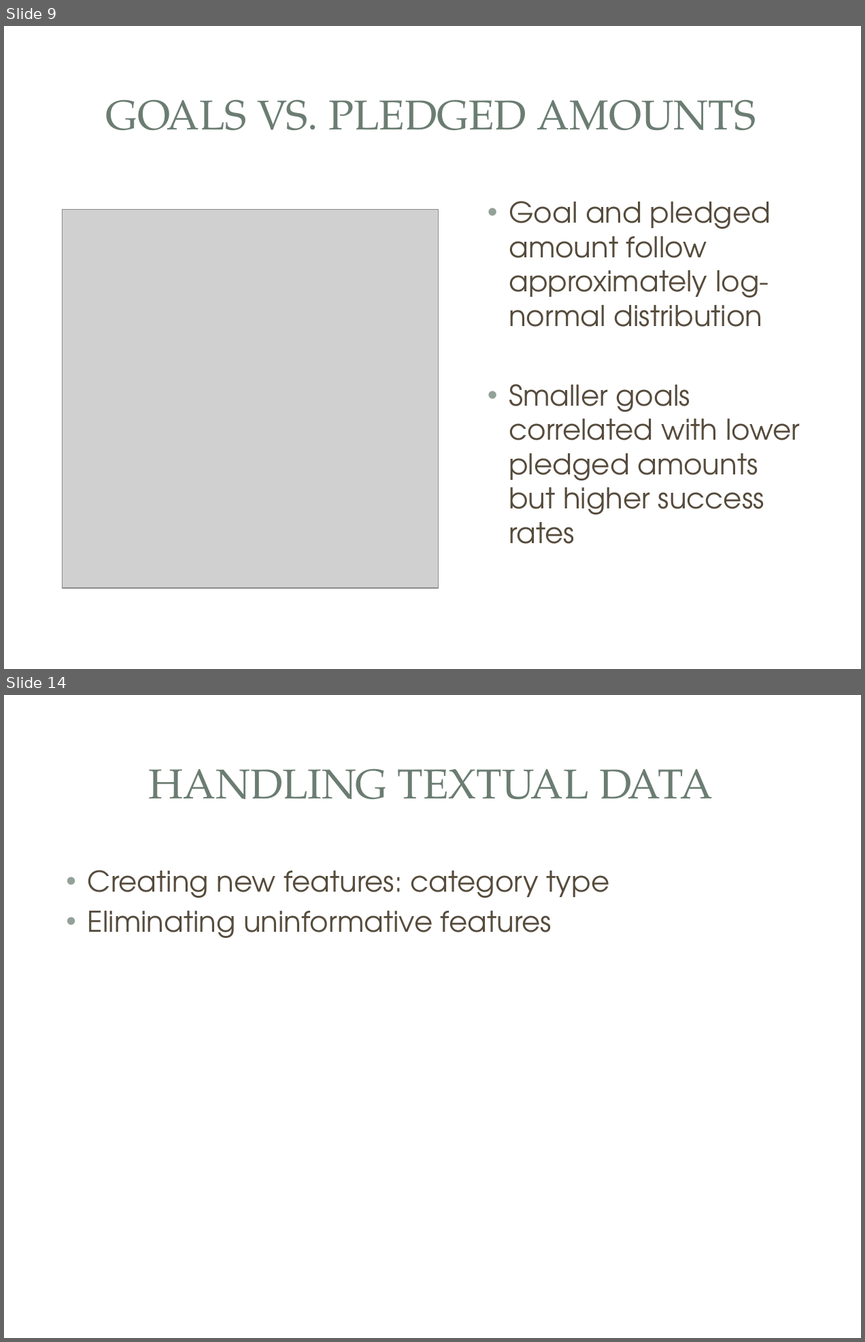
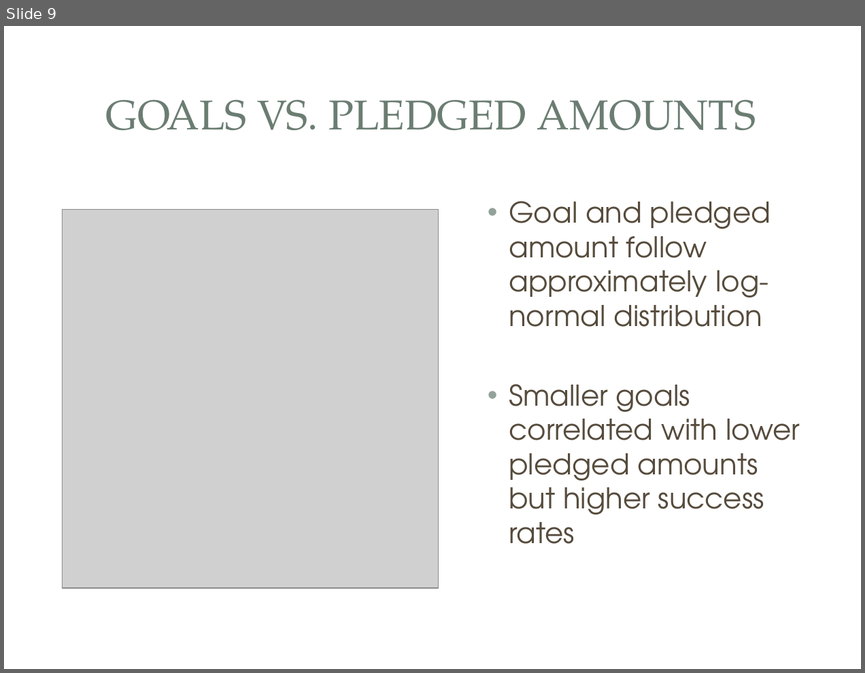
Before and after one commit to vlcekl/ds-crowdfunding, a slide deck: reports/crowdfunding_slidedeck.pptx. Shown one above the other, each under a label of ours: slides 9 and 14 before the commit, slide 9 after it; the slides between them are not shown. The pictures are 865x1342 and 865x673 pixels, drawn with LibreOffice and Linux fonts; fonts in the diff are those of the drawing; grey boxes stand for pictures; background and template pictures are left out. Boxes give left, top, right and bottom in pixels: in the first picture for what was removed or moved away, otherwise in the second. Text is boxed around its words. In the diff, an @@ line names an element or a change of style, - is before the commit and + after.

```diff
--- a/reports/crowdfunding_slidedeck.pptx
+++ b/reports/crowdfunding_slidedeck.pptx
@@ slide 14 removed at [4, 695, 861, 1338], background picture (left out); not listed: 3 template elements that a slide beside it also shows @@
@@ title removed at [149, 768, 713, 799] @@
-HANDLING TEXTUAL DATA
@@ text removed at [88, 870, 610, 938] @@
-• Creating new features: category type
-• Eliminating uninformative features
```
Also in this commit, not shown: 8 slides changed, 6 slides added, 4 other slides removed, 1 other file.
